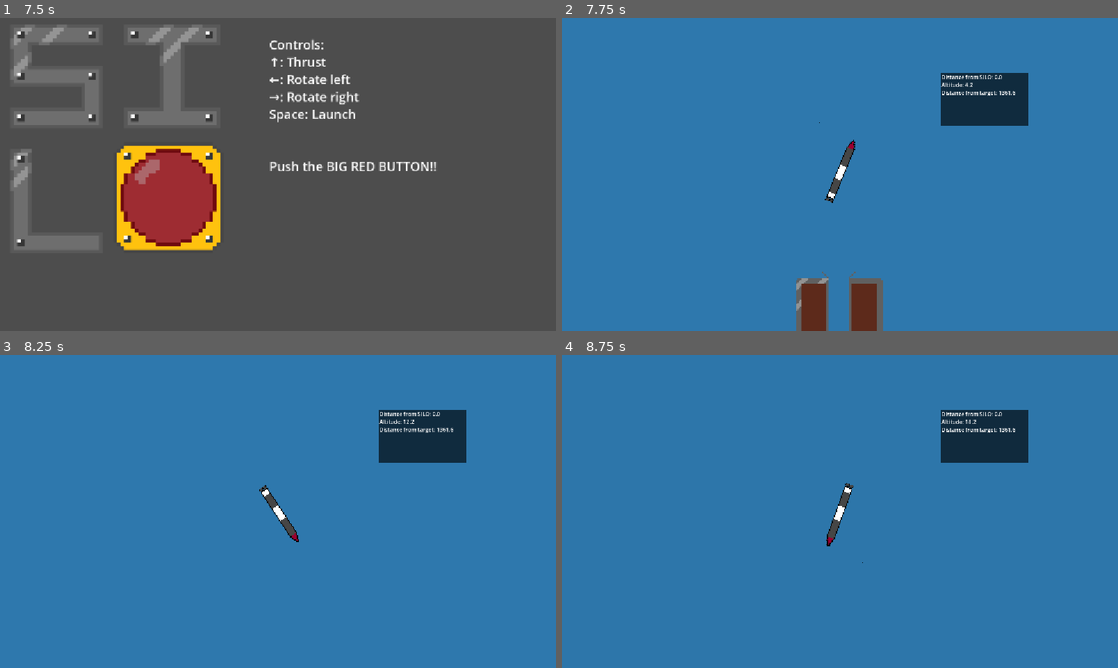
Above: before the commit, frames 1-4 (two rows, left to right).
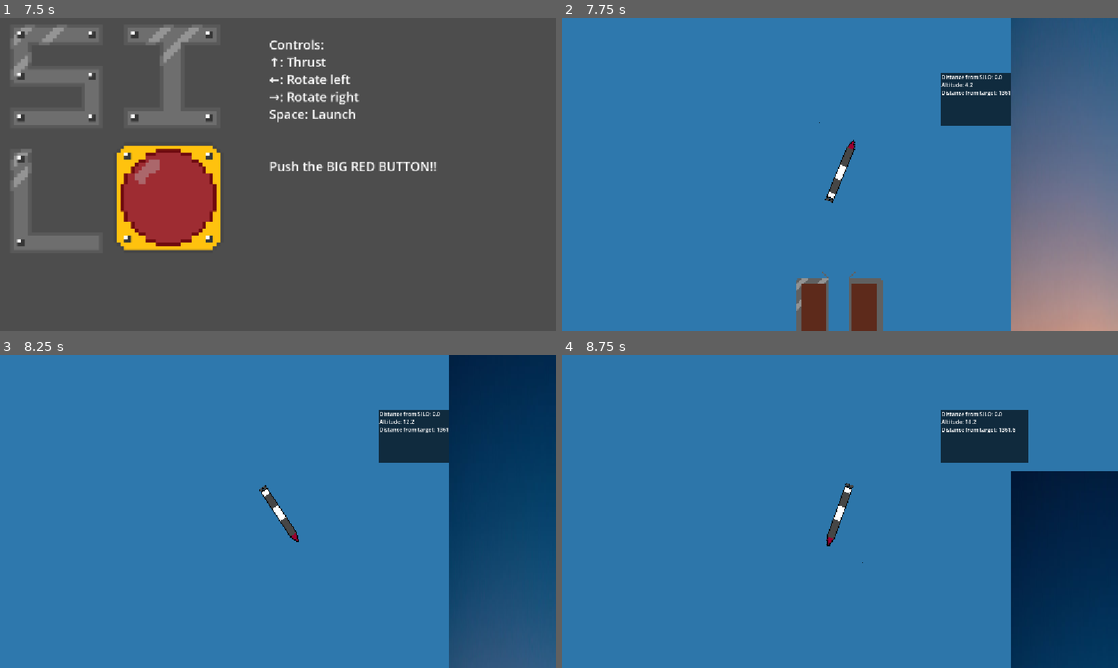
Above: after the commit, the same moments.

Repository: moocow-web/silogame
Game: Godot game, scene res://home.tscn
Two runs of this game, one before a commit and one after it. Both use one fixed random seed, a clock stepped at 60 frames per second and the inputs below.
Inputs (mouse positions are in pixels of both pictures, inside the frame that each line leads up to):
- Up to frame 1 (7.5 s): tap Enter (ui_accept) at 0.5, 0.77, 1.25, 1.52, 2, 2.75, 3.02, 3.5, 3.77, 4.25, 4.52, 6.02, 6.77 s; move the mouse to (400, 158) at 0.52 s; hold Right (ui_right) 0.53-1.28 s; tap Alt every 1.5 s from 0.6 to 6.6 s; click (400, 158) at 0.67 s; move the mouse to (166, 190) at 1.27 s; hold Down 1.28-2.03 s; tap Shift every 1.5 s from 1.35 to 7.35 s; move the mouse to (333, 105) at 2.02 s; hold Right (ui_right) 2.03-2.78 s; move the mouse to (250, 237) at 2.77 s; hold Up (ui_up) 2.78-3.53 s; click (250, 237) at 2.92 s; move the mouse to (444, 221) at 3.52 s; hold Left (ui_left) 3.53-5.03 s; move the mouse to (111, 127) at 4.27 s; move the mouse to (305, 174) at 5.02 s; hold Down 5.03-5.78 s; click (305, 174) at 5.17 s; move the mouse to (194, 96) at 5.77 s; hold Right (ui_right) 5.78-6.53 s; move the mouse to (400, 158) at 6.52 s; hold Up (ui_up) 6.53-7.28 s; move the mouse to (166, 190) at 7.27 s; hold Right (ui_right) from 7.28 s (still down); click (166, 190) at 7.42 s
- Up to frame 2 (7.75 s): keep holding Right (ui_right); tap Enter (ui_accept) at 7.52 s
- Up to frame 3 (8.25 s): move the mouse to (422, 436) at 8.02 s; release Right (ui_right) at 8.03 s; hold Down from 8.03 s (still down); tap Alt at 8.1 s; click (422, 436) at 8.17 s
- Up to frame 4 (8.75 s): keep holding Down

Frame 1 is identical in both runs. In frame 2, 19% of the frame differs, in the area x 80-100%, y 0-100%; in frame 3, 19%; in frame 4, 12%.

Commit message:
add bg generator

Diff:
--- /dev/null
+++ b/gen.gd
@@ -0,0 +1,14 @@
+extends Area2D
+const SLICE = preload("uid://bx3irw6xshatd")
+# Called when the node enters the scene tree for the first time.
+func _ready() -> void:
+	pass # Replace with function body.
+
+
+# Called every frame. 'delta' is the elapsed time since the previous frame.
+func _process(delta: float) -> void:
+	if position.x < 20000000:
+		position.x += 500
+		var slice = SLICE.instantiate()
+		slice.position = position
+		add_sibling(slice)
--- a/main.tscn
+++ b/main.tscn
@@ -11,6 +11,7 @@
 [ext_resource type="Script" uid="uid://b0kf8r80jh3t8" path="res://color_rect.gd" id="8_5vw27"]
 [ext_resource type="Script" uid="uid://bifahacovwxo" path="res://color_rect_2.gd" id="9_kek77"]
 [ext_resource type="Script" uid="uid://3vrwfcdy54xu" path="res://gui.gd" id="11_efxa6"]
+[ext_resource type="Script" uid="uid://eqofya1l5n1c" path="res://gen.gd" id="12_dg77c"]
 
 [node name="Node2D" type="Node2D" unique_id=53622807]
 script = ExtResource("1_272bh")
@@ -72,3 +73,7 @@
 offset_bottom = 40.0
 scale = Vector2(6.5527334, 4.1112084)
 color = Color(0, 0, 0, 0.6431373)
+
+[node name="Area2D" type="Area2D" parent="." unique_id=1945499214]
+z_index = 5
+script = ExtResource("12_dg77c")
--- a/missile.gd
+++ b/missile.gd
@@ -1,4 +1,7 @@
 extends CharacterBody2D
+# -------------------------------------------
+# definitions
+# -------------------------------------------
 var angular_velocity = 0
 var fuel = 1000
 var damp = .96 #out of 1, .96 is standard
@@ -11,6 +14,9 @@
 const trailScene1 = preload("uid://b50xxm4xpukdk")
 const trailScene2 = preload("uid://cf4ghvv1cma2v")
 func _physics_process(delta: float) -> void:
+	# -------------------------------------------
+	# Gravity
+	# -------------------------------------------
 	if launched == 1:
 		velocity.y += 10
 	thrust = 0
@@ -18,8 +24,11 @@
 	if Input.is_action_pressed("ui_accept") && launched == 0:
 		velocity.y += -2000
 		launched = 1
+	# -------------------------------------------
+	# Trigonometry (booo :( )
+	# -------------------------------------------
 	if Input.is_action_pressed("ui_up") && launched == 1:
-		velocity.y += -25 * cos(rotation) #calculates thrust
+		velocity.y += -25 * cos(rotation) #calculates thrust direction
 		velocity.x += 25 * sin(rotation)
 		fuel += -1
 		thrust = 1
@@ -28,24 +37,33 @@
 	if Input.is_action_pressed("ui_right") && launched == 1:
 		angular_velocity += .005
 	rotation += angular_velocity
-	tr = randi_range(1, 1)
+	# -------------------------------------------
+	# Trail
+	# -------------------------------------------
+	tr = randi_range(1, 2)
 	if tr == 1 && thrust == 1 && trun > 5:
 		var trail = trailScene1.instantiate()
-		ty = 60 * cos(rotation) #calculates thrust
+		ty = 60 * cos(rotation)
 		tx = -60 * sin(rotation)
 		trail.position = Vector2(position.x + tx, position.y + ty)
 		add_sibling(trail)
 		trun = 0
 	if tr == 2 && thrust == 1 && trun > 5:
 		var trail = trailScene2.instantiate()
-		ty = -250 * cos(rotation)
-		tx = 250 * sin(rotation)
-		trail.position = Vector2(position.x - tx, position.y + ty)
+		ty = 60 * cos(rotation)
+		tx = -60 * sin(rotation)
+		trail.position = Vector2(position.x + tx, position.y + ty)
 		add_sibling(trail)
 		trun = 0
+	# -------------------------------------------
+	# debug
+	# -------------------------------------------
 	print(velocity, trun)
 	trun += 1
 	move_and_slide()
+	# -------------------------------------------
+	# Checks
+	# -------------------------------------------
 	if velocity.x > 0:
 		velocity.x += -4
 	if velocity.x < 0:
@@ -63,4 +81,5 @@
 	if velocity.y > 4000:
 		velocity.y = 1000
 	if position.y > 0 && launched == 1:
+		#Runs when dead
 		print("bleh")
--- /dev/null
+++ b/slice.tscn
@@ -0,0 +1,10 @@
+[gd_scene format=3 uid="uid://bx3irw6xshatd"]
+
+[ext_resource type="Texture2D" uid="uid://b0xjandwlvi0c" path="res://360_F_250069352_PitJVkjli6V2SHg1iebombLyuKDbjV3y.jpg" id="1_i53yn"]
+
+[node name="Node2D" type="Node2D" unique_id=2071494175]
+
+[node name="Sprite2D" type="Sprite2D" parent="." unique_id=271652375]
+position = Vector2(276, -648)
+scale = Vector2(1, 7.177778)
+texture = ExtResource("1_i53yn")
Not shown, added: gen.gd.uid
